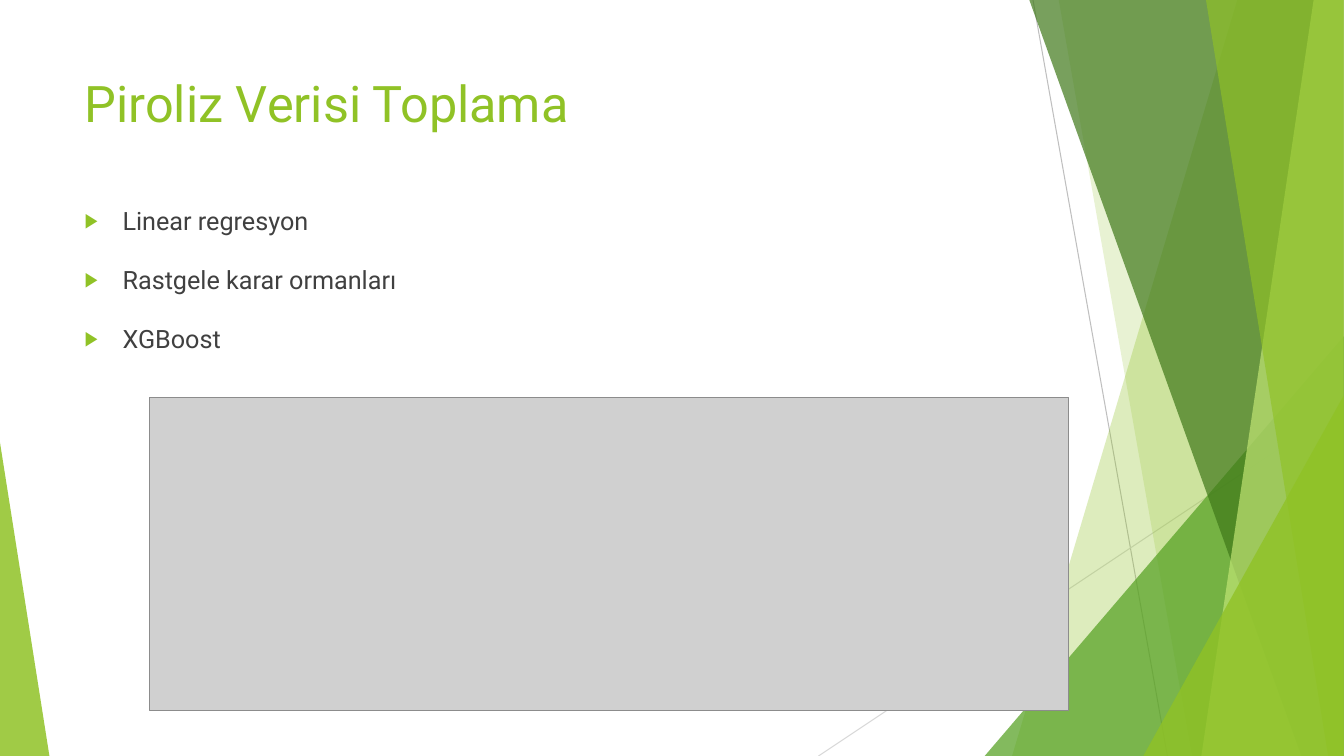
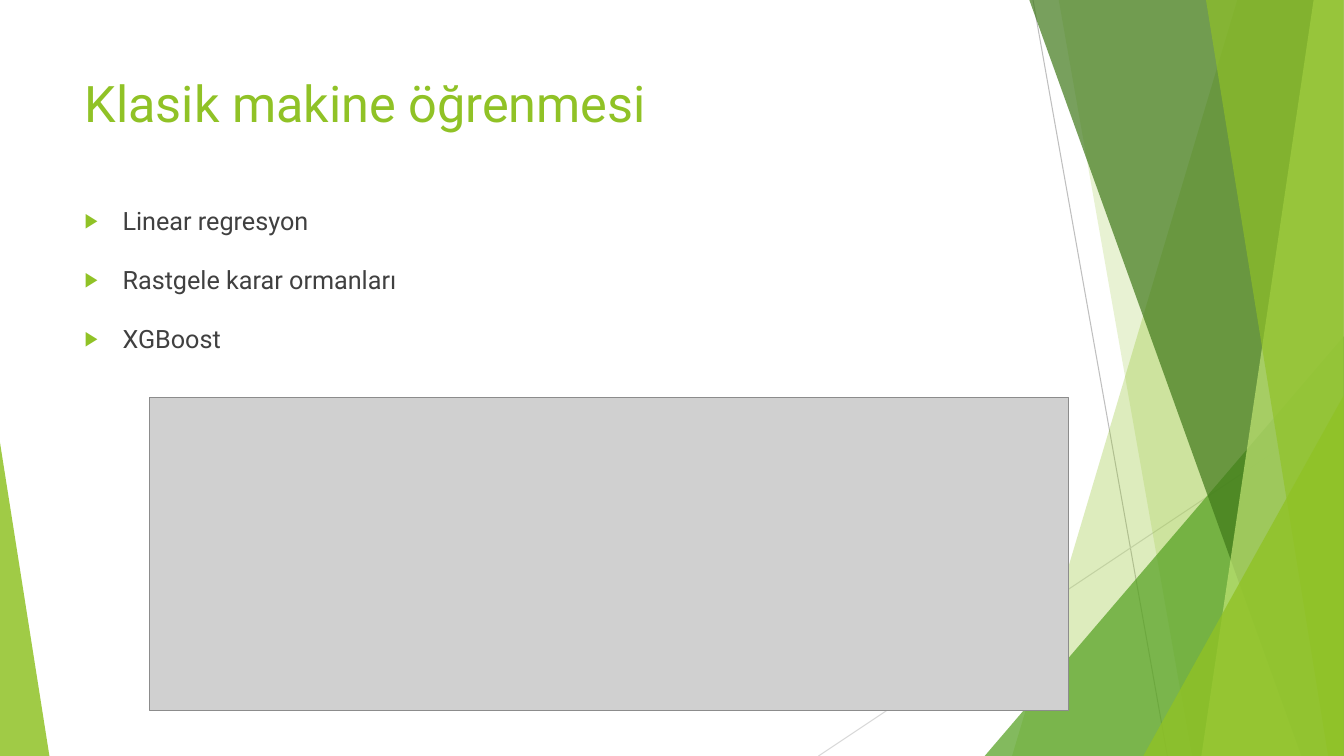
Before and after one commit to orhunuz-ftell/-biyokomurlestirme, a slide deck: slide 28 of tik4_sunum.pptx (slide 18 before the commit). Drawn at 1344x756 pixels with LibreOffice and Linux fonts; fonts in the diff are those of the drawing; grey boxes stand for pictures. Boxes give left, top, right and bottom in pixels: in the first picture for what was removed or moved away, otherwise in the second. Text is boxed around its words. In the diff, an @@ line names an element or a change of style, - is before the commit and + after.

```diff
--- a/tik4_sunum.pptx
+++ b/tik4_sunum.pptx
@@ title at [85, 84, 645, 133]: text changed @@
-Piroliz Verisi Toplama
+Klasik makine öğrenmesi
```
Also in this commit, not shown: 9 other slides changed, 20 slides added, 15 slides removed, 3 other files.
